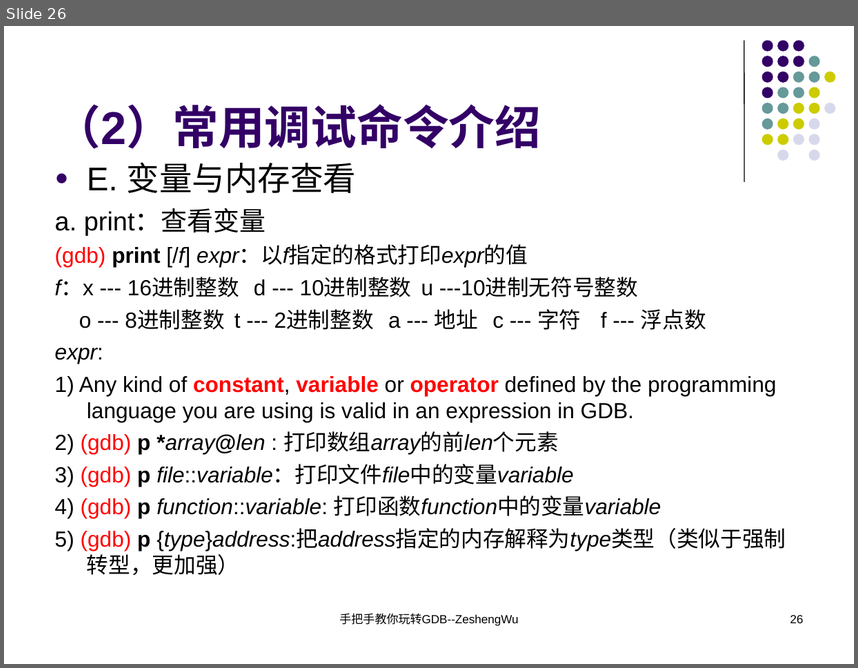
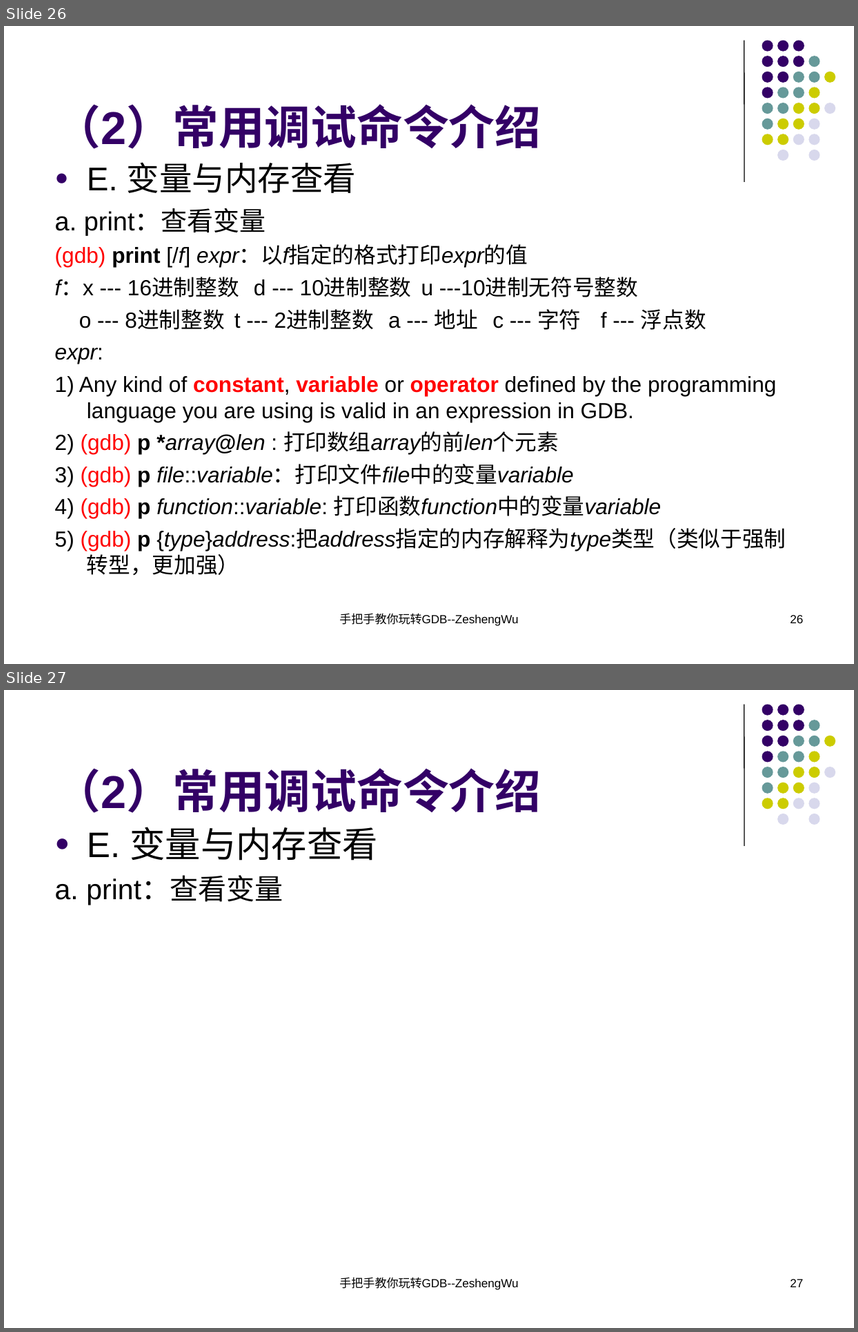
Before and after one commit to KublaikhanGeek/reactor, a slide deck: docs/手把手教你玩转GDB/手把手教你玩转GDB.ppt. Shown one above the other, each under a label of ours: slide 26 before the commit, slides 26 and 27 after it. The pictures are 858x668 and 858x1332 pixels, drawn with LibreOffice and Linux fonts; fonts in the diff are those of the drawing. Boxes give left, top, right and bottom in pixels: in the first picture for what was removed or moved away, otherwise in the second. Text is boxed around its words. In the diff, an @@ line names an element or a change of style, - is before the commit and + after.

```diff
--- a/docs/手把手教你玩转GDB/手把手教你玩转GDB.ppt
+++ b/docs/手把手教你玩转GDB/手把手教你玩转GDB.ppt
@@ slide 27 added at [4,690,854,1328], background #FFFFFF; not listed: 32 template elements that a slide beside it also shows @@
@@ title added at [55,768,541,813], 39 pt, text #330066, bold @@
+（2）常用调试命令介绍
@@ text added at [55,827,378,905], 24 pt, text #000000 @@
+● E. 变量与内存查看
+a. print：查看变量
@@ text added at [339,1276,518,1290], 10 pt, text #000000 @@
+手把手教你玩转GDB--ZeshengWu
@@ page number added at [790,1279,803,1287], 10 pt, text #000000 @@
+27
```
Also in this commit, not shown: 3 slides changed.
